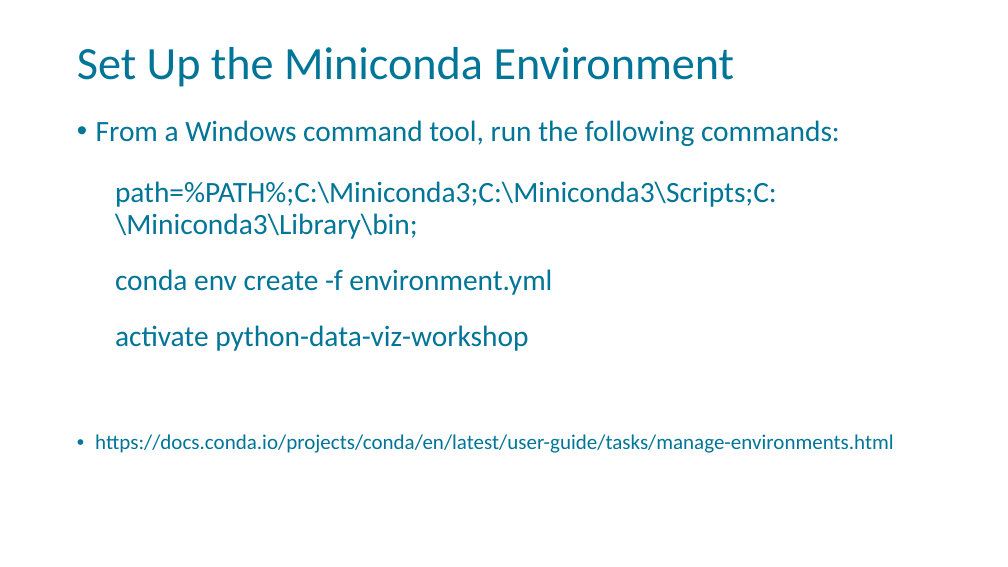
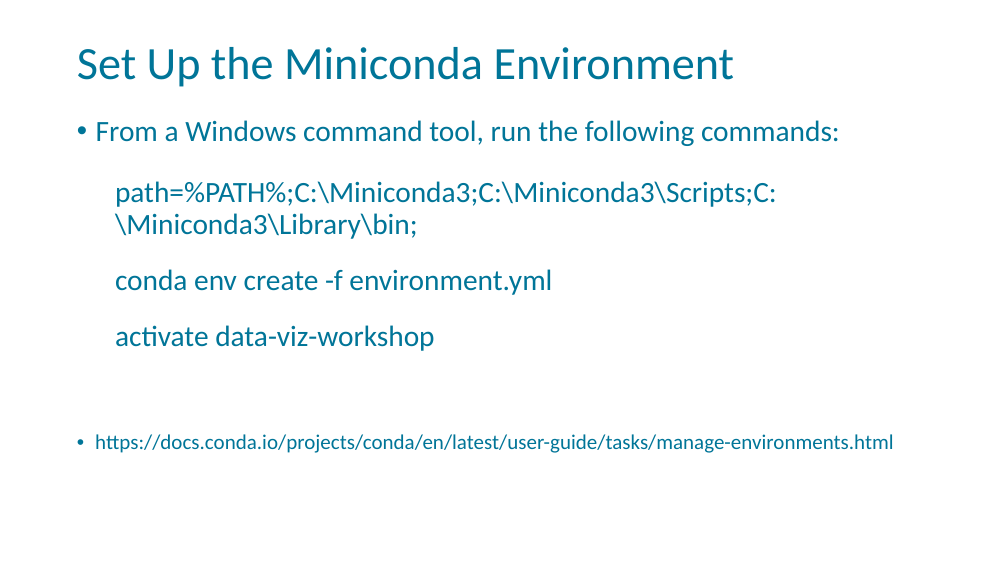
Before and after one commit to ProfSingletary/python-data-viz-workshop, a slide deck: slide 3 of python-dataviz-startup.pptx. Drawn at 1008x567 pixels with LibreOffice and Linux fonts; fonts in the diff are those of the drawing; background and template pictures are left out. Boxes give left, top, right and bottom in pixels: in the first picture for what was removed or moved away, otherwise in the second. Text is boxed around its words. In the diff, an @@ line names an element or a change of style, - is before the commit and + after.

```diff
--- a/python-dataviz-startup.pptx
+++ b/python-dataviz-startup.pptx
@@ text at (115, 325, 434, 351): text changed @@
-    activate python-data-viz-workshop
+    activate data-viz-workshop
```
Also in this commit, not shown: 1 other slide changed.
